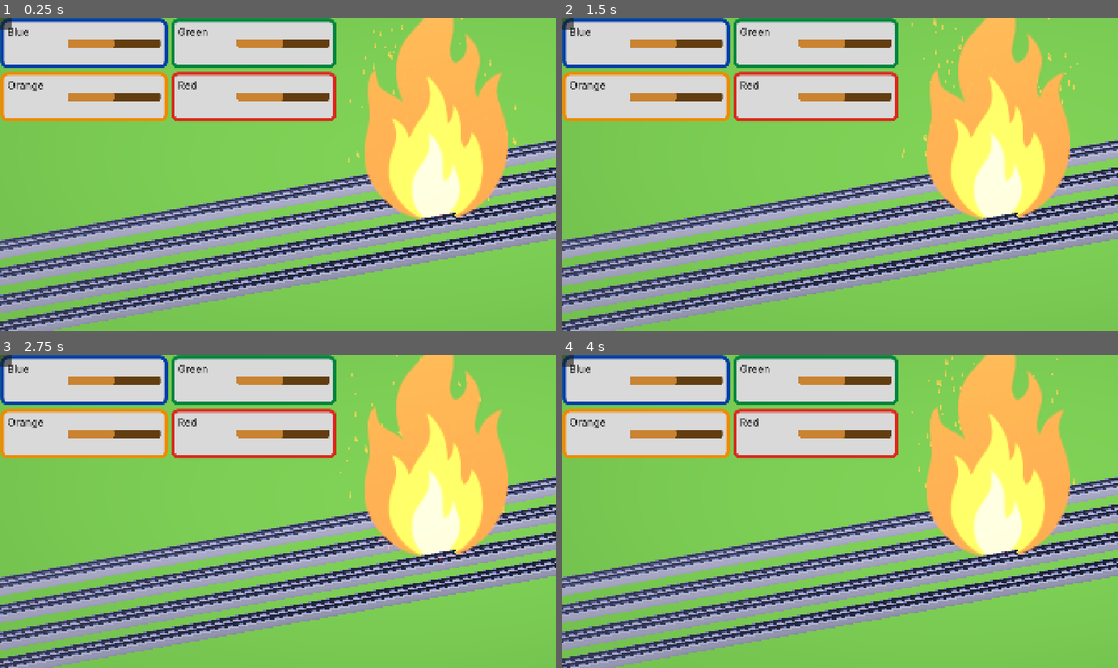
Above: before the commit, frames 1-4 (two rows, left to right).
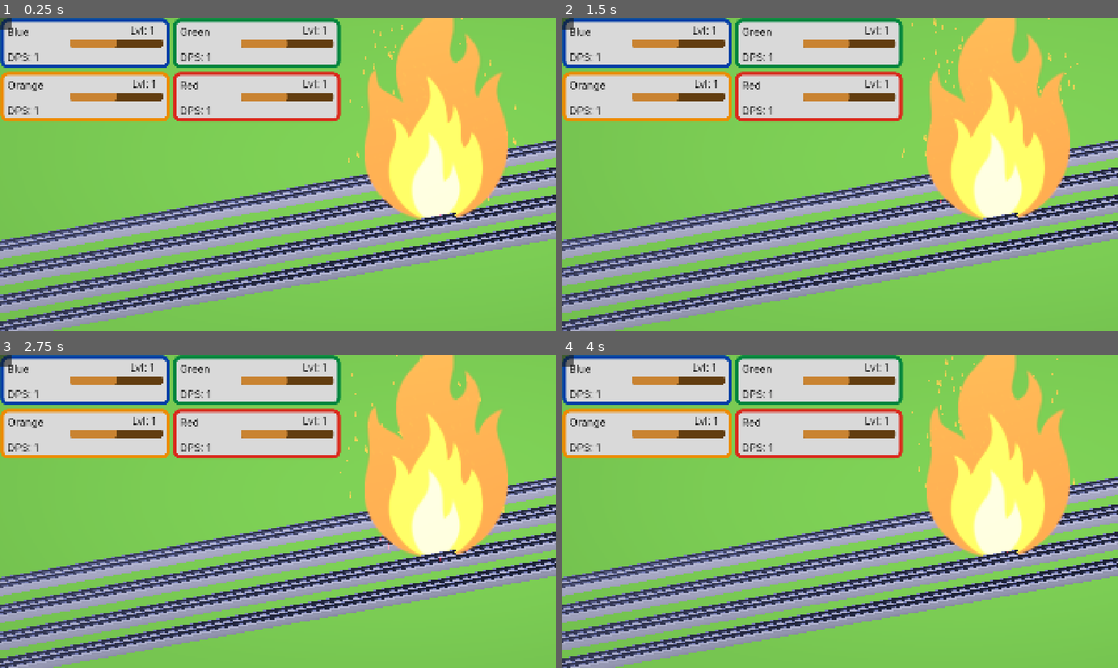
Above: after the commit, the same moments.

Repository: gracedes/mbta-auto-battler
Game: Godot game, scene res://node_2d.tscn
Same seed, same stepped clock (60 frames per second), same inputs: the game is played once before the commit and once after it.
Inputs (mouse positions are in pixels of both pictures, inside the frame that each line leads up to):
- Up to frame 1 (0.25 s): no input
- Up to frame 2 (1.5 s): click (567, 24) at 0.5 s; click (567, 24) at 1.25 s
- Up to frame 3 (2.75 s): click (5, 361) at 2 s
- Up to frame 4 (4 s): tap Enter at 2.75 s

The runs differ from the first frame. In frame 1, 1.8% of the frame differs, in the area x 1-62%, y 0-33%; in frame 2, 1.8%; in frame 3, 1.8%; in frame 4, 1.8%.
Error in both runs: Invalid access to property or key 'data' on a base object of type 'Nil'. (res://scripts/main.gd:84)

Commit message:
LineCards finished functionality

Diff:
--- a/assets/ui/line_card.gd
+++ b/assets/ui/line_card.gd
@@ -6,7 +6,6 @@
 		line_name = value
 		if is_node_ready():
 			$MarginContainer/HBoxContainer/VBoxContainer/LineNameLabel.text = value
-
 
 @export var border_color: Color = Color("#003DA5"):
 	set(value):
@@ -17,11 +16,18 @@
 			add_theme_stylebox_override("panel", style)
 
 @onready var xp_bar: Range = $MarginContainer/HBoxContainer/XPBar
+@onready var dps_label: Label = $MarginContainer/HBoxContainer/VBoxContainer/DPSLabel
+@onready var level_label: Label = $MarginContainer/HBoxContainer/LevelLabel
 
 func _ready() -> void:
 	line_name = line_name
 	border_color = border_color
+	set_stats(1, 1) # Default starting text: "Lvl: 1" and "DPS: 0"
 
 func set_xp(current: float, max_xp: float) -> void:
 	xp_bar.max_value = max_xp
 	xp_bar.value = current
+
+func set_stats(level: int, dps: int) -> void:
+	level_label.text = "Lvl: %d" % level
+	dps_label.text = "DPS: %d" % dps
--- a/assets/ui/line_card.tscn
+++ b/assets/ui/line_card.tscn
@@ -56,7 +56,7 @@
 theme_override_fonts/font = ExtResource("1_v5iq4")
 theme_override_font_sizes/font_size = 36
 
-[node name="DPSLabel2" type="Label" parent="MarginContainer/HBoxContainer/VBoxContainer" unique_id=757170209]
+[node name="DPSLabel" type="Label" parent="MarginContainer/HBoxContainer/VBoxContainer" unique_id=757170209]
 custom_minimum_size = Vector2(75, 0)
 layout_mode = 2
 size_flags_stretch_ratio = 0.0
--- a/node_2d.tscn
+++ b/node_2d.tscn
@@ -2,7 +2,6 @@
 
 [ext_resource type="Script" uid="uid://dt3nc4our1mgp" path="res://scripts/main.gd" id="1_wtcfe"]
 [ext_resource type="PackedScene" uid="uid://cjlq260cxfpcf" path="res://assets/character/green/greenline.fbx" id="2_0hol4"]
-[ext_resource type="Script" uid="uid://c0sabsx3aj1ic" path="res://scripts/enemy.gd" id="2_4d7sh"]
 [ext_resource type="PackedScene" uid="uid://b13j32stagft" path="res://assets/ui/line_card.tscn" id="2_4d7sh"]
 [ext_resource type="Texture2D" uid="uid://b5b175ditlmdj" path="res://assets/textures/febrianes86-fire-9534823.svg" id="2_hqns4"]
 [ext_resource type="PackedScene" uid="uid://dd1n2bcj21j5q" path="res://assets/world/rails.fbx" id="3_epypp"]
@@ -551,8 +550,6 @@
 
 [node name="Enemy" type="StaticBody3D" parent="." unique_id=1374640004]
 transform = Transform3D(6.81, 0, 0, 0, 6.81, 0, 0, 0, 6.81, 5.3601847, -19.652422, -67.69084)
-script = ExtResource("2_4d7sh")
-size_scale_multiplier = 1.001
 
 [node name="MeshInstance3D" type="MeshInstance3D" parent="Enemy" unique_id=1308014217]
 transform = Transform3D(1, 0, 0, 0, 1, 0, 0, 0, 1, -0.7623446, 5.8153076, -0.9852171)
Not shown: 5 places in node_2d.tscn that only renumber resources
